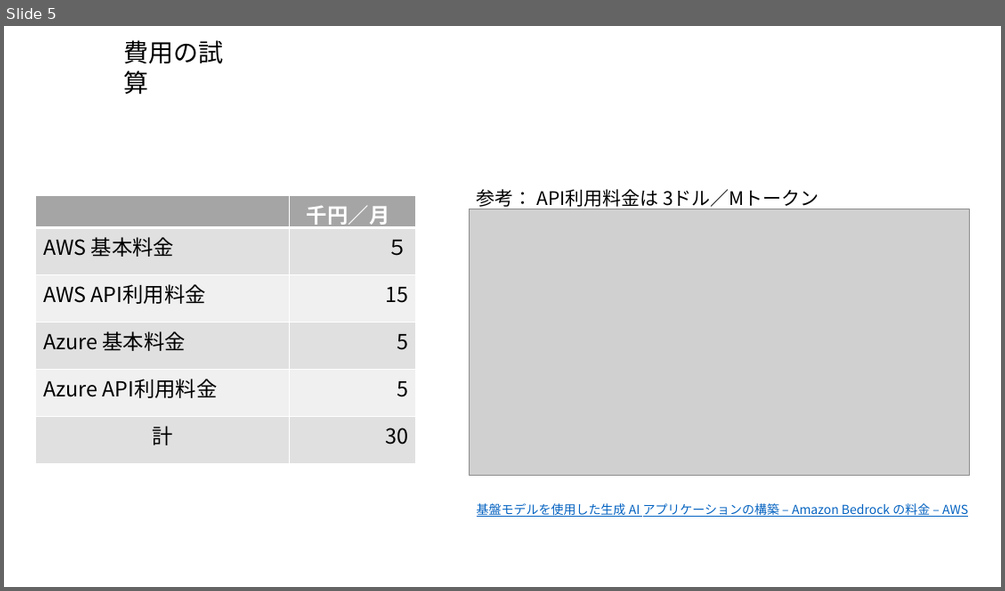
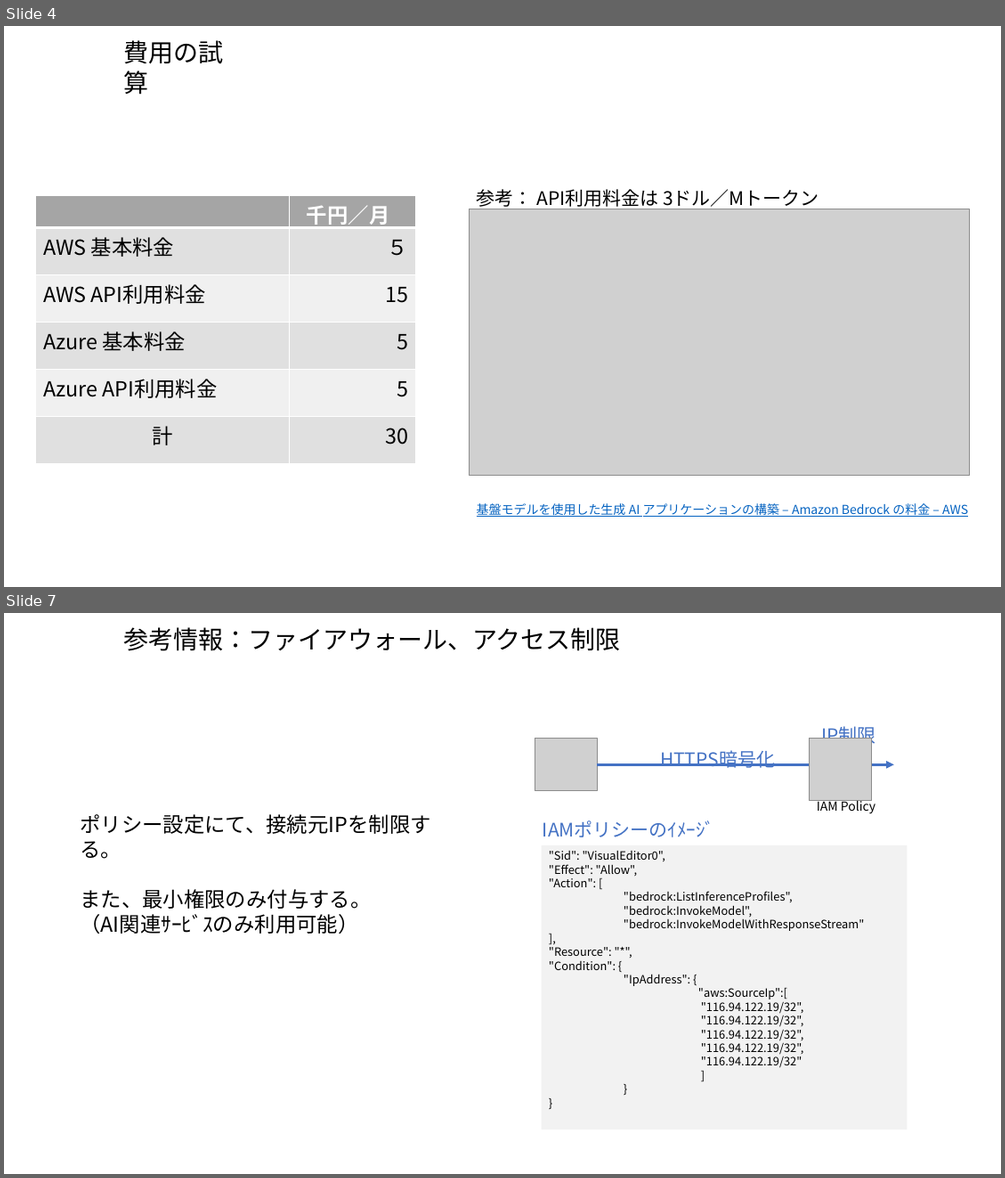
Before and after one commit to kiri0408/tyaga, a slide deck: aws_memo.pptx. Shown one above the other, each under a label of ours: slide 5 before the commit, slides 4 and 7 after it; the slides between them are not shown. The pictures are 1005x591 and 1005x1178 pixels, drawn with LibreOffice and Linux fonts; fonts in the diff are those of the drawing; grey boxes stand for pictures. Boxes give left, top, right and bottom in pixels: in the first picture for what was removed or moved away, otherwise in the second. Text is boxed around its words. In the diff, an @@ line names an element or a change of style, - is before the commit and + after.

```diff
--- a/aws_memo.pptx
+++ b/aws_memo.pptx
@@ slide 7 added at (x1=4, y1=613, x2=1001, y2=1174), background #FFFFFF @@
@@ text added at (x1=123, y1=627, x2=621, y2=651), 24 pt, text #000000 @@
+参考情報：ファイアウォール、アクセス制限
@@ picture added at (x1=534, y1=738, x2=597, y2=791) @@
@@ picture added at (x1=809, y1=738, x2=872, y2=800) @@
@@ text added at (x1=821, y1=723, x2=875, y2=747), 18 pt, text #4472C4 @@
+IP制限
@@ arrow added from (597, 765) to (894, 765), #4472C4 2.5 pt @@
@@ text added at (x1=660, y1=750, x2=775, y2=768), 18 pt, text #4472C4 @@
+HTTPS暗号化
@@ text added at (x1=817, y1=798, x2=875, y2=814), 12 pt, text #000000 @@
+IAM Policy
@@ text added at (x1=80, y1=814, x2=430, y2=933), 20 pt, text #000000 @@
+ポリシー設定にて、接続元IPを制限する。
+また、最小権限のみ付与する。
+（AI関連ｻｰﾋﾞｽのみ利用可能）
@@ text added at (x1=542, y1=820, x2=714, y2=837), 18 pt, text #4472C4 @@
+IAMポリシーのｲﾒｰｼﾞ
@@ rectangle added at (x1=542, y1=844, x2=907, y2=1129), fill #F2F2F2, 11 pt, text #000000 @@
+"Sid": "VisualEditor0",
+"Effect": "Allow",
+"Action": [
+"bedrock:ListInferenceProfiles",
+"bedrock:InvokeModel",
+"bedrock:InvokeModelWithResponseStream"
+],
+"Resource": "*",
+"Condition": {
+"IpAddress": {
+"aws:SourceIp":[
+"116.94.122.19/32",
+"116.94.122.19/32",
+"116.94.122.19/32",
+"116.94.122.19/32",
+"116.94.122.19/32"
+]
+}
+}
@@ what was slide 5 is now slide 4 @@
```
Also in this commit, not shown: 3 slides changed, 2 other slides added, 1 slide removed.
